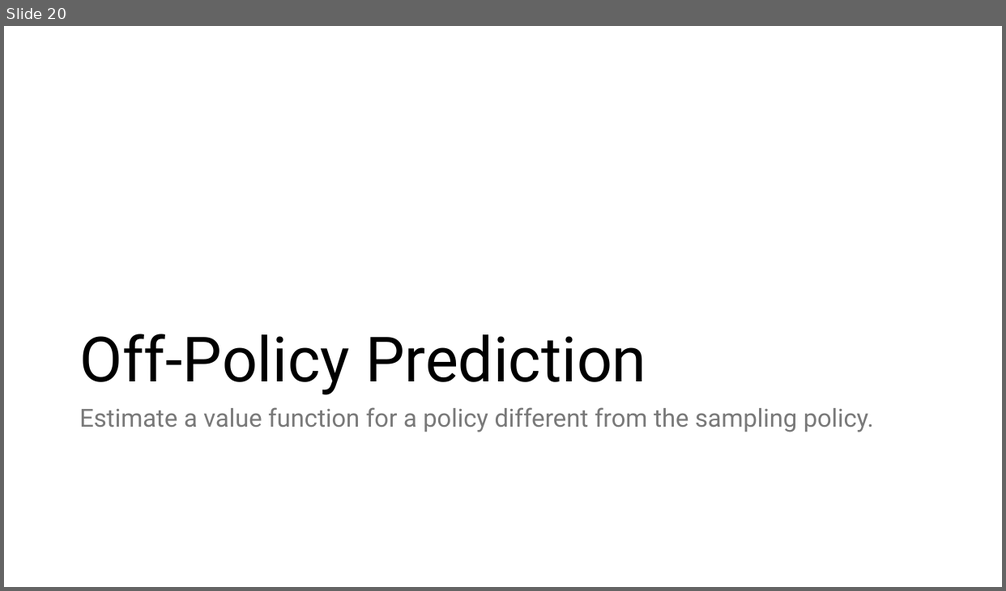
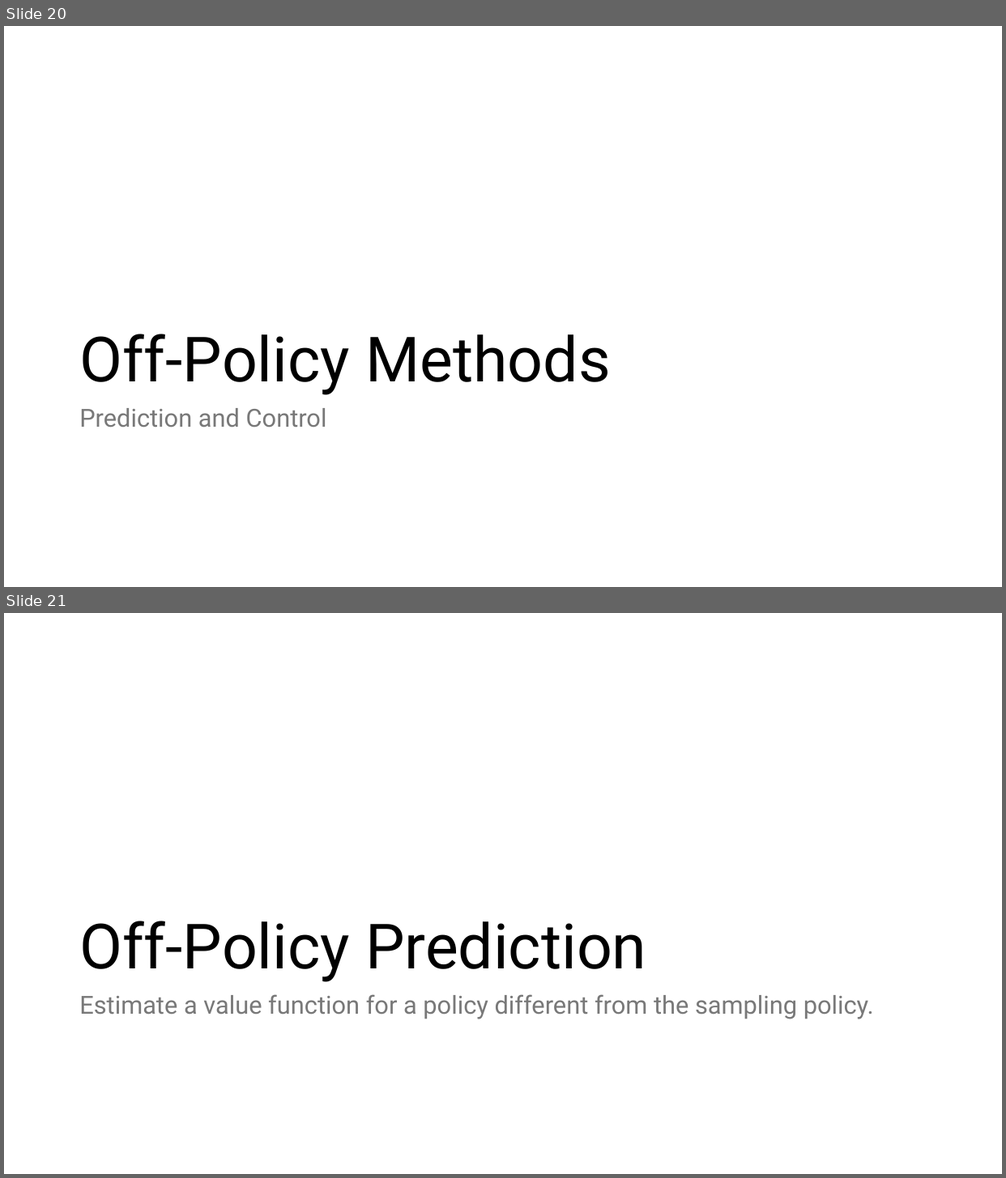
Before and after one commit to mhahsler/Introduction_to_Reinforcement_Learning, a slide deck: slides/Lecture_Chapter05.pptx. Shown one above the other, each under a label of ours: slide 20 before the commit, slides 20 and 21 after it. The pictures are 1006x591 and 1006x1178 pixels, drawn with LibreOffice and Linux fonts; fonts in the diff are those of the drawing. Boxes give left, top, right and bottom in pixels: in the first picture for what was removed or moved away, otherwise in the second. Text is boxed around its words. In the diff, an @@ line names an element or a change of style, - is before the commit and + after.

```diff
--- a/slides/Lecture_Chapter05.pptx
+++ b/slides/Lecture_Chapter05.pptx
@@ slide 20 added at <box>4,26,1002,587</box>, background #FFFFFF @@
@@ title added at <box>79,334,611,395</box>, 60 pt, text #000000 @@
+Off-Policy Methods
@@ text added at <box>79,408,327,427</box>, 24 pt, text #797979 @@
+Prediction and Control
@@ what was slide 20 is now slide 21 @@
```
Also in this commit, not shown: 4 slides changed, 3 other files.
